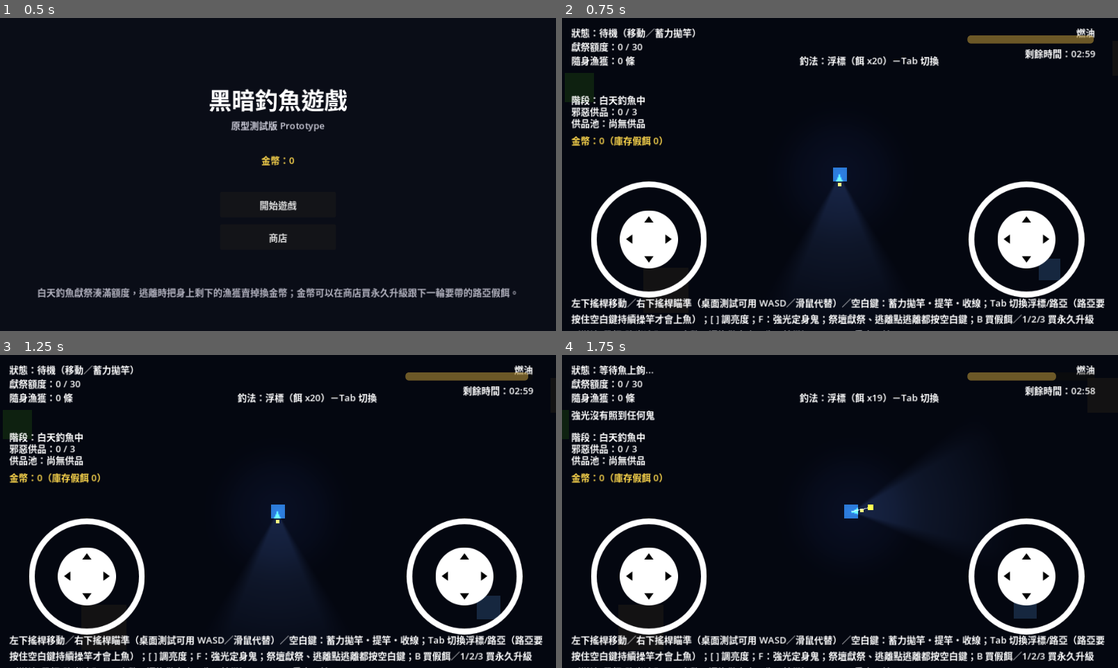
Above: before the commit, frames 1-4 (two rows, left to right).
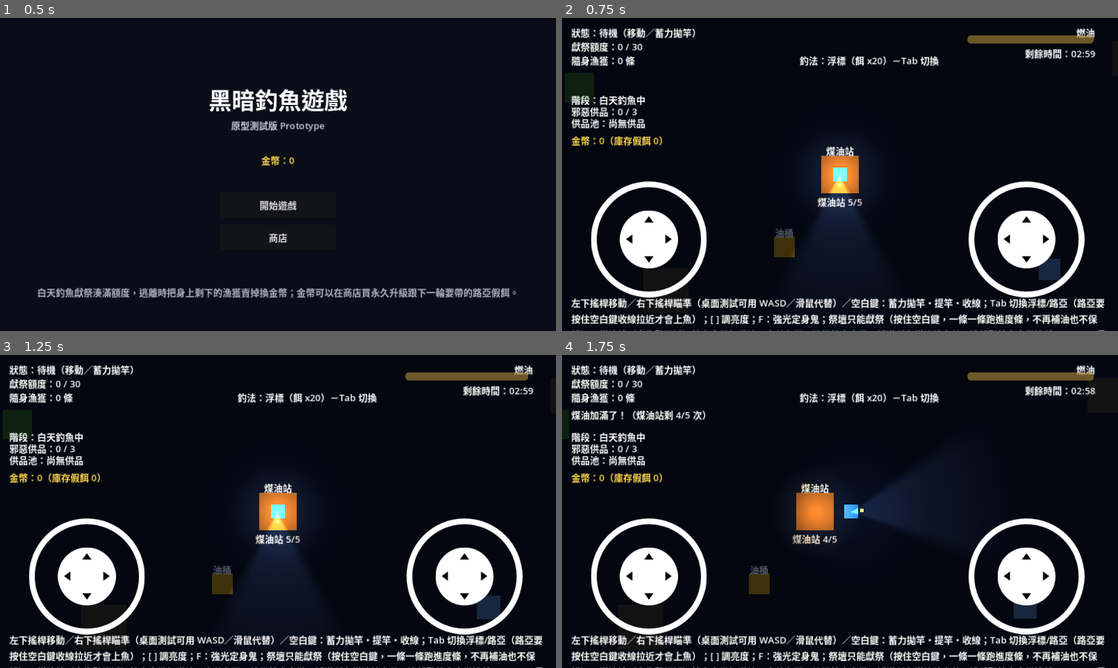
Above: after the commit, the same moments.

Repository: brian18964-bot/fishock
Game: Godot game, scene res://scenes/title_screen.tscn
Same seed, same stepped clock (60 frames per second), same inputs: the game is played once before the commit and once after it.
Inputs (mouse positions are in pixels of both pictures, inside the frame that each line leads up to):
- Up to frame 1 (0.5 s): no input
- Up to frame 2 (0.75 s): click "開始遊戲" at 0.5 s
- Up to frame 3 (1.25 s): no input
- Up to frame 4 (1.75 s): tap Enter at 1.25 s; move the mouse to (962, 495) at 1.27 s; hold Right (ui_right) from 1.28 s (still down); hold F from 1.28 s (still down); click (962, 495) at 1.42 s; tap Space at 1.52 s

Frame 1 is identical in both runs. In frame 2, 2.7% of the frame differs, in the area x 1-98%, y 40-100%; in frame 3, 2.7%; in frame 4, 3.9%, in the area x 1-98%, y 3-100%.

Commit message:
路亞改為主動收線觸發咬餌，祭壇改版為煤油站/油桶系統
- 路亞釣法：WAITING 階段需持續按住動作鍵才會倒數等待時間（咬餌），
  浮標維持被動等待；新增 get_line_target_position() 讓路亞視覺上
  隨收線進度往玩家方向拉近
- 祭壇：移除補油功能與鬼不能進入的保護，改為僅發出微光的獻祭點；
  獻祭改成一條一條進行，按住動作鍵跑小進度條（SACRIFICE_DURATION），
  新增 HUD SacrificeBar 顯示進度
- 新增 FuelStation：玩家重生點的固定光源與加油站，預設 5 次補充
  次數，可透過新升級項目 fuel_station_charges 提高上限，次數用完
  固定光源熄滅、鬼可穿越該區域
- 新增 OilDrum：地圖上可拾取道具，使用後補滿所有煤油站的次數，
  一次性使用後延遲重新出現於新位置
- ghost.gd：安全區保護邏輯改為讀取「固定光源目前是否亮著」
  （逃離點與煤油站），不再讀取祭壇
- game_state.gd：sacrifice_all() 換成 sacrifice_one()，單條處理

Co-Authored-By: Claude Sonnet 5 <noreply@anthropic.com>
Claude-Session: https://claude.ai/code/session_01E8ouZNnFGnS8DUZSFp8fpg

Diff:
--- /dev/null
+++ b/scenes/fuel_station.tscn
@@ -0,0 +1,38 @@
+[gd_scene load_steps=3 format=3]
+
+[ext_resource type="Script" path="res://scripts/fuel_station.gd" id="1"]
+
+[sub_resource type="RectangleShape2D" id="RectangleShape2D_fuel"]
+size = Vector2(64, 64)
+
+[node name="FuelStation" type="Area2D"]
+script = ExtResource("1")
+
+[node name="Light" type="PointLight2D" parent="."]
+
+[node name="Visual" type="ColorRect" parent="."]
+offset_left = -32.0
+offset_top = -32.0
+offset_right = 32.0
+offset_bottom = 32.0
+color = Color(0.55, 0.35, 0.15, 1)
+mouse_filter = 2
+
+[node name="Label" type="Label" parent="."]
+offset_left = -32.0
+offset_top = -54.0
+offset_right = 32.0
+offset_bottom = -32.0
+text = "煤油站"
+horizontal_alignment = 1
+
+[node name="ChargeLabel" type="Label" parent="."]
+offset_left = -40.0
+offset_top = 34.0
+offset_right = 40.0
+offset_bottom = 52.0
+horizontal_alignment = 1
+text = "煤油站 5/5"
+
+[node name="CollisionShape2D" type="CollisionShape2D" parent="."]
+shape = SubResource("RectangleShape2D_fuel")
--- a/scenes/main.tscn
+++ b/scenes/main.tscn
@@ -12,6 +12,8 @@
 [ext_resource type="PackedScene" path="res://scenes/hotspot.tscn" id="10"]
 [ext_resource type="PackedScene" path="res://scenes/tree.tscn" id="11"]
 [ext_resource type="PackedScene" path="res://scenes/bush.tscn" id="12"]
+[ext_resource type="PackedScene" path="res://scenes/fuel_station.tscn" id="13"]
+[ext_resource type="PackedScene" path="res://scenes/oil_drum.tscn" id="14"]
 
 [sub_resource type="RectangleShape2D" id="RectangleShape2D_altar"]
 size = Vector2(64, 64)
@@ -82,6 +84,12 @@
 shape = SubResource("RectangleShape2D_altar")
 
 [node name="Hotspot" parent="." instance=ExtResource("10")]
+
+[node name="FuelStation" parent="." instance=ExtResource("13")]
+position = Vector2(1200, 700)
+
+[node name="OilDrum" parent="." instance=ExtResource("14")]
+position = Vector2(1650, 1200)
 
 [node name="Player" parent="." instance=ExtResource("2")]
 position = Vector2(1200, 700)
@@ -206,13 +214,24 @@
 offset_bottom = 80.0
 text = "釣法：浮標"
 
+[node name="SacrificeBar" type="ProgressBar" parent="HUD/Panel"]
+visible = false
+offset_left = 410.0
+offset_top = 84.0
+offset_right = 680.0
+offset_bottom = 100.0
+max_value = 1.0
+step = 0.01
+show_percentage = false
+modulate = Color(1, 0.7, 0.2, 1)
+
 [node name="HelpLabel" type="Label" parent="HUD/Panel"]
 offset_left = 16.0
 offset_top = 478.0
 offset_right = 944.0
 offset_bottom = 534.0
 autowrap_mode = 2
-text = "左下搖桿移動／右下搖桿瞄準（桌面測試可用 WASD／滑鼠代替）／空白鍵：蓄力拋竿・提竿・收線；Tab 切換浮標/路亞（路亞要按住空白鍵持續操竿才會上魚）；[ ] 調亮度；F：強光定身鬼；祭壇獻祭、逃離點逃離都按空白鍵；B 買假餌／1/2/3 買永久升級（燃油/帶餌/強光冷卻，用金幣，還沒做商店UI先用按鍵）；Shift+R 重來一輪"
+text = "左下搖桿移動／右下搖桿瞄準（桌面測試可用 WASD／滑鼠代替）／空白鍵：蓄力拋竿・提竿・收線；Tab 切換浮標/路亞（路亞要按住空白鍵收線拉近才會上魚）；[ ] 調亮度；F：強光定身鬼；祭壇只能獻祭（按住空白鍵，一條一條跑進度條，不再補油也不保護）；煤油站（出生點附近）按空白鍵加滿油，次數有限；油桶按空白鍵可補滿所有煤油站次數；逃離點按空白鍵逃離；Shift+R 重來一輪"
 
 [node name="TimeLabel" type="Label" parent="HUD/Panel"]
 offset_left = 700.0
--- /dev/null
+++ b/scenes/oil_drum.tscn
@@ -0,0 +1,28 @@
+[gd_scene load_steps=3 format=3]
+
+[ext_resource type="Script" path="res://scripts/oil_drum.gd" id="1"]
+
+[sub_resource type="RectangleShape2D" id="RectangleShape2D_drum"]
+size = Vector2(36, 36)
+
+[node name="OilDrum" type="Area2D"]
+script = ExtResource("1")
+z_index = 3
+
+[node name="Visual" type="ColorRect" parent="."]
+offset_left = -18.0
+offset_top = -18.0
+offset_right = 18.0
+offset_bottom = 18.0
+color = Color(0.75, 0.55, 0.1, 1)
+
+[node name="Label" type="Label" parent="."]
+offset_left = -30.0
+offset_top = -38.0
+offset_right = 30.0
+offset_bottom = -18.0
+horizontal_alignment = 1
+text = "油桶"
+
+[node name="CollisionShape2D" type="CollisionShape2D" parent="."]
+shape = SubResource("RectangleShape2D_drum")
--- a/scripts/altar.gd
+++ b/scripts/altar.gd
@@ -1,4 +1,8 @@
 extends Area2D
+
+## Sacrifice-only now: no refuel, and its light is just a faint marker
+## with no ghost-proof safe zone (see ghost.gd - it's not in the
+## avoidance list). The fuel station is the actual safe spot.
 
 @onready var light: PointLight2D = $Light
 
@@ -6,15 +10,12 @@
 	body_entered.connect(_on_body_entered)
 	body_exited.connect(_on_body_exited)
 	light.texture = LightTextureFactory.make_radial_texture()
-	light.texture_scale = 0.65
+	light.texture_scale = 0.4
 	light.color = Color(1.0, 0.85, 0.55)
-	light.energy = 1.4
+	light.energy = 0.5
 	light.shadow_enabled = true
 
 func _process(_delta: float) -> void:
-	# Design doc §6/§3.4: the fixed light dies once night falls. The ghost's
-	# night hunt bypasses the day-state movement entirely, so it's already
-	# free to enter here regardless of this visual.
 	light.visible = not GameState.is_night
 
 func _on_body_entered(body: Node2D) -> void:
--- /dev/null
+++ b/scripts/fuel_station.gd
@@ -0,0 +1,70 @@
+class_name FuelStation
+extends Area2D
+
+## The player's spawn point doubles as a limited-use refuel point (moved
+## off the altar per design request). A fixed light circle like the
+## altar/escape point, but its charge count runs out, at which point the
+## light dies and its ghost-proof safe zone goes with it (see ghost.gd,
+## which only avoids this while the light is visible).
+
+const BASE_MAX_CHARGES := 5
+
+var max_charges: int = BASE_MAX_CHARGES
+var charges_remaining: int = BASE_MAX_CHARGES
+
+@onready var light: PointLight2D = $Light
+@onready var charge_label: Label = $ChargeLabel
+
+
+func _ready() -> void:
+	body_entered.connect(_on_body_entered)
+	body_exited.connect(_on_body_exited)
+	add_to_group("fuel_stations")
+
+	max_charges = BASE_MAX_CHARGES + int(Profile.get_upgrade_bonus("fuel_station_charges"))
+	charges_remaining = max_charges
+
+	light.texture = LightTextureFactory.make_radial_texture()
+	light.texture_scale = 0.65
+	light.color = Color(1.0, 0.75, 0.4)
+	light.energy = 1.4
+	light.shadow_enabled = true
+
+	_refresh_label()
+
+
+func _process(_delta: float) -> void:
+	light.visible = charges_remaining > 0 and not GameState.is_night
+
+
+## Refuels to full and spends one charge; refuses if already full (so
+## standing there doesn't waste charges) or out of charges.
+func try_refuel(lantern: Lantern) -> bool:
+	if charges_remaining <= 0:
+		return false
+	if lantern.fuel >= lantern.max_fuel - 0.01:
+		return false
+	charges_remaining -= 1
+	lantern.fuel = lantern.max_fuel
+	_refresh_label()
+	return true
+
+
+## Design doc request: an oil drum can refill every fuel station's charges.
+func refill_charges() -> void:
+	charges_remaining = max_charges
+	_refresh_label()
+
+
+func _refresh_label() -> void:
+	charge_label.text = "煤油站 %d/%d" % [charges_remaining, max_charges]
+
+
+func _on_body_entered(body: Node2D) -> void:
+	if body.has_method("set_in_fuel_station"):
+		body.set_in_fuel_station(true, self)
+
+
+func _on_body_exited(body: Node2D) -> void:
+	if body.has_method("set_in_fuel_station"):
+		body.set_in_fuel_station(false, self)
--- a/scripts/game_state.gd
+++ b/scripts/game_state.gd
@@ -65,28 +65,27 @@
 	inventory_updated.emit(carried_fish)
 
 
-func sacrifice_all() -> int:
+## Design doc request: sacrificing is per-fish (one small progress bar
+## each), not an instant bulk dump - see Player._handle_sacrifice().
+func sacrifice_one() -> Dictionary:
 	if carried_fish.is_empty():
-		return 0
-	var count := carried_fish.size()
-	var total_value := 0.0
-	for fish in carried_fish:
-		total_value += float(fish.value)
-	carried_fish.clear()
-	inventory_updated.emit(carried_fish)
-
-	quota_progress += total_value
+		return {}
+	var fish: Dictionary = carried_fish.pop_front()
+	inventory_updated.emit(carried_fish)
+
+	var value := float(fish.value)
+	quota_progress += value
 	quota_updated.emit(quota_progress, quota_target)
 
 	if quota_progress >= quota_target and day_phase == DayPhase.FISHING:
 		_enter_escape_phase()
 	elif day_phase == DayPhase.ESCAPE:
-		_quota_since_offering += total_value
+		_quota_since_offering += value
 		if _quota_since_offering >= OFFERING_ADD_THRESHOLD:
 			_quota_since_offering -= OFFERING_ADD_THRESHOLD
 			_add_offering(true)
 
-	return count
+	return fish
 
 
 func drop_all_carried() -> int:
--- a/scripts/ghost.gd
+++ b/scripts/ghost.gd
@@ -28,7 +28,7 @@
 const ALERT_GRACE_TIME := 1.5
 const CATCH_RADIUS := 20.0
 
-const ALTAR_SAFE_RADIUS := 85.0
+const FIXED_LIGHT_SAFE_RADIUS := 85.0
 
 const INTERFERENCE_RANGE := 140.0
 const INTERFERENCE_COOLDOWN := 8.0
@@ -52,8 +52,10 @@
 
 var player: Player
 var player_lantern: Lantern
-var altar: Node2D
 var escape_point: Node2D
+var escape_light: PointLight2D
+var fuel_station: FuelStation
+var fuel_light: PointLight2D
 var stun_timer: float = 0.0
 
 @onready var state_icon: Label = $StateIcon
@@ -65,8 +67,10 @@
 	move_target = home_position
 	player = get_tree().current_scene.get_node("Player")
 	player_lantern = player.get_node("Lantern")
-	altar = get_tree().current_scene.get_node("Altar")
 	escape_point = get_tree().current_scene.get_node("EscapePoint")
+	escape_light = escape_point.get_node("Light")
+	fuel_station = get_tree().current_scene.get_node("FuelStation")
+	fuel_light = fuel_station.get_node("Light")
 	state_changed.connect(_on_state_changed)
 	add_to_group("ghosts")
 	_set_state(GhostState.PATROL)
@@ -156,10 +160,8 @@
 
 
 func _process_alert(delta: float, sense: Dictionary) -> void:
-	if player.in_altar_zone:
-		_start_search(player.global_position)
-		return
-
+	# Design doc request: the altar no longer protects - only a fixed
+	# light that's actually still lit (checked inside _move_toward) does.
 	_move_toward(player.global_position, CHASE_SPEED, delta)
 
 	if sense.dist <= CATCH_RADIUS:
@@ -223,18 +225,23 @@
 	if to_target.length() > 1.0:
 		next_position = global_position + to_target.normalized() * speed * delta
 
-	# Design doc §2.2: fixed light circles (altar, escape point) are hard
-	# walls a ghost can never cross, in any state.
-	next_position = _clamp_outside_safe_zone(next_position, altar.global_position)
-	next_position = _clamp_outside_safe_zone(next_position, escape_point.global_position)
+	# Design doc §2.2/request: fixed light circles are hard walls a ghost
+	# can't cross, but only while actually lit - the altar isn't one of
+	# these anymore (no protection function), and a fuel station or
+	# escape point that's gone dark (out of charges, or night) stops
+	# blocking too.
+	if escape_light.visible:
+		next_position = _clamp_outside_safe_zone(next_position, escape_point.global_position)
+	if fuel_light.visible:
+		next_position = _clamp_outside_safe_zone(next_position, fuel_station.global_position)
 
 	global_position = next_position
 
 
 func _clamp_outside_safe_zone(pos: Vector2, zone_center: Vector2) -> Vector2:
 	var offset := pos - zone_center
-	if offset.length() < ALTAR_SAFE_RADIUS:
-		return zone_center + offset.normalized() * ALTAR_SAFE_RADIUS
+	if offset.length() < FIXED_LIGHT_SAFE_RADIUS:
+		return zone_center + offset.normalized() * FIXED_LIGHT_SAFE_RADIUS
 	return pos
 
 
--- a/scripts/hud.gd
+++ b/scripts/hud.gd
@@ -24,6 +24,7 @@
 @onready var heart_label: Label = $Panel/HeartLabel
 @onready var gold_label: Label = $Panel/GoldLabel
 @onready var back_to_title_button: Button = $Panel/BackToTitleButton
+@onready var sacrifice_bar: ProgressBar = $Panel/SacrificeBar
 
 const PHASE_TEXT := {
 	"FISHING": "階段：白天釣魚中",
@@ -41,6 +42,7 @@
 	_player = player
 	player.state_changed.connect(_on_state_changed)
 	player.reel_progress.connect(_on_reel_progress)
+	player.sacrifice_progress_updated.connect(_on_sacrifice_progress_updated)
 	GameState.quota_updated.connect(_on_quota_updated)
 	GameState.inventory_updated.connect(_on_inventory_updated)
 	GameState.message_posted.connect(_on_message)
@@ -91,6 +93,11 @@
 func _on_reel_progress(progress: float, tension: float) -> void:
 	progress_bar.value = progress
 	tension_bar.value = tension
+
+
+func _on_sacrifice_progress_updated(progress: float) -> void:
+	sacrifice_bar.visible = progress > 0.0
+	sacrifice_bar.value = progress
 
 
 func _on_quota_updated(progress: float, target: float) -> void:
--- a/scripts/lantern.gd
+++ b/scripts/lantern.gd
@@ -2,12 +2,13 @@
 extends PointLight2D
 
 ## Directional lantern (design doc §2.1). Brightness trades light reach for
-## fuel burn; standing in a fixed light (altar) refuels instead of draining.
-## `[` / `]` are desktop placeholders for a future HUD brightness control.
+## fuel burn. Refueling is a limited-use action at a fuel station (see
+## fuel_station.gd) now, not a passive drip while standing anywhere -
+## the altar is sacrifice-only. `[` / `]` are desktop placeholders for a
+## future HUD brightness control.
 
 const MAX_FUEL := 100.0
 const DRAIN_RATE := 7.0
-const REFUEL_RATE := 35.0
 const MIN_BRIGHTNESS := 0.35
 const MAX_BRIGHTNESS := 1.0
 const BRIGHTNESS_STEP := 0.5
@@ -55,10 +56,7 @@
 	_handle_brightness_input(delta)
 	_handle_flash_input(delta)
 
-	if _player.in_altar_zone:
-		fuel = min(fuel + REFUEL_RATE * delta, max_fuel)
-	else:
-		fuel = max(fuel - DRAIN_RATE * brightness * delta, 0.0)
+	fuel = max(fuel - DRAIN_RATE * brightness * delta, 0.0)
 
 	var out_of_fuel := fuel <= 0.0
 	visible = not out_of_fuel
--- a/scripts/main.gd
+++ b/scripts/main.gd
@@ -17,6 +17,9 @@
 
 func _process(_delta: float) -> void:
 	if bobber.visible:
+		# Continuously tracks rather than a fixed point set once, so a
+		# lure being reeled in visibly moves back toward the player.
+		bobber.global_position = player.get_line_target_position()
 		line.points = PackedVector2Array([player.global_position, bobber.global_position])
 
 	# Debug convenience: Shift+R restarts the run without reopening Godot.
--- /dev/null
+++ b/scripts/oil_drum.gd
@@ -0,0 +1,62 @@
+class_name OilDrum
+extends Area2D
+
+## Design doc request: a world pickup that refills every fuel station's
+## charges at once. One-time use, then relocates elsewhere after a delay -
+## same relocate pattern as Hotspot.
+
+const RESPAWN_DELAY := 45.0
+const MARGIN := 150.0
+
+var active: bool = true
+
+var _respawn_timer: float = 0.0
+
+
+func _ready() -> void:
+	body_entered.connect(_on_body_entered)
+	body_exited.connect(_on_body_exited)
+	_relocate()
+
+
+func _process(delta: float) -> void:
+	visible = active
+	if not active:
+		_respawn_timer -= delta
+		if _respawn_timer <= 0.0:
+			_relocate()
+
+
+func use() -> void:
+	if not active:
+		return
+	active = false
+	_respawn_timer = RESPAWN_DELAY
+
+	var refilled := 0
+	for station in get_tree().get_nodes_in_group("fuel_stations"):
+		station.refill_charges()
+		refilled += 1
+
+	if refilled > 0:
+		GameState.push_message("油桶補滿了地圖上所有煤油站的次數！")
+	else:
+		GameState.push_message("油桶用掉了，但附近沒有煤油站")
+
+
+func _relocate() -> void:
+	global_position = Vector2(
+		randf_range(MARGIN, Player.WORLD_WIDTH - MARGIN),
+		randf_range(MARGIN, Player.WORLD_HEIGHT - MARGIN)
+	)
+	active = true
+
+
+func _on_body_entered(body: Node2D) -> void:
+	if body.has_method("set_in_oil_drum"):
+		body.set_in_oil_drum(true, self)
+
+
+func _on_body_exited(body: Node2D) -> void:
+	if body.has_method("set_in_oil_drum"):
+		body.set_in_oil_drum(false, self)
--- a/scripts/player.gd
+++ b/scripts/player.gd
@@ -9,6 +9,7 @@
 signal catch_success(fish: Dictionary)
 signal catch_failed(reason: String)
 signal line_cleared()
+signal sacrifice_progress_updated(progress: float)
 
 enum State { IDLE, CHARGING, WAITING, BITE, REELING }
 enum FishingMode { BOBBER, LURE }
@@ -35,8 +36,17 @@
 var tension: float = 0.0
 var in_altar_zone: bool = false
 var in_escape_zone: bool = false
+var in_fuel_zone: bool = false
+var in_oil_drum_zone: bool = false
 var current_noise_radius: float = 0.0
 var cast_jittered: bool = false
+
+const SACRIFICE_DURATION := 0.6
+var sacrifice_progress: float = 0.0
+
+var _fuel_station: FuelStation
+var _oil_drum: OilDrum
+var _wait_duration: float = 1.0
 
 ## Design doc §4.2/§9.2: bobber is quiet, free, consumable bait; lure is a
 ## noisier, hands-busy active jig using durable gear you can't restock
@@ -86,6 +96,18 @@
 		_cancel_cast("escape_interrupt")
 
 
+func set_in_fuel_station(value: bool, station: FuelStation) -> void:
+	in_fuel_zone = value
+	_fuel_station = station if value else null
+	if value and state != State.IDLE:
+		_cancel_cast("fuel_interrupt")
+
+
+func set_in_oil_drum(value: bool, drum: OilDrum) -> void:
+	in_oil_drum_zone = value
+	_oil_drum = drum if value else null
+
+
 ## Design doc §3.3: a ghost lurking near a charging player scrambles the
 ## cast, so the eventual distance stops tracking hold time reliably.
 func apply_cast_jitter() -> void:
@@ -95,6 +117,16 @@
 
 func has_line_out() -> bool:
 	return state == State.WAITING or state == State.BITE or state == State.REELING
+
+
+## Design doc request: lure fishing should visibly retrieve toward the
+## player as it's reeled in, with the bite happening mid-retrieve, rather
+## than just sitting at the cast point. Bobber stays put (still water).
+func get_line_target_position() -> Vector2:
+	if state == State.WAITING and fishing_mode == FishingMode.LURE and _wait_duration > 0.0:
+		var retrieved: float = clamp(1.0 - (wait_timer / _wait_duration), 0.0, 1.0)
+		return cast_target.lerp(global_position, retrieved)
+	return cast_target
 
 
 ## Design doc §3.3: cutting the line always fails the catch; when it's a
@@ -158,10 +190,9 @@
 		GameState.push_message("切換成浮標")
 
 
-## Design doc §9.1/§9.2: no shop UI yet, so gold spends through debug-style
-## keys instead - B buys a lure for the next run's loadout, 1/2/3 buy a
-## level of each permanent upgrade. Works anytime since none of it takes
-## effect until the next reset_gear() (a fresh run) anyway.
+## Legacy debug-key path to the same purchases the title screen's shop UI
+## now offers - kept working since it's harmless (nothing here takes
+## effect until the next reset_gear()), just no longer the primary way in.
 func _handle_shop_input() -> void:
 	if _key_just_pressed(KEY_B):
 		if Profile.buy_lure():
@@ -275,18 +306,31 @@
 	var just_released := (not held) and _prev_action_held
 
 	if in_altar_zone:
-		if just_pressed:
-			var count := GameState.sacrifice_all()
-			if count > 0:
-				GameState.push_message("獻祭了 %d 條魚" % count)
-			else:
-				GameState.push_message("身上沒有可獻祭的漁獲")
+		_handle_sacrifice(held, delta)
 		_prev_action_held = held
 		return
 
 	if in_escape_zone:
 		if just_pressed and GameState.day_phase == GameState.DayPhase.ESCAPE:
 			GameState.escape()
+		_prev_action_held = held
+		return
+
+	if in_fuel_zone:
+		if just_pressed and _fuel_station != null:
+			var lantern: Lantern = get_node("Lantern")
+			if _fuel_station.try_refuel(lantern):
+				GameState.push_message("煤油加滿了！（煤油站剩 %d/%d 次）" % [_fuel_station.charges_remaining, _fuel_station.max_charges])
+			elif _fuel_station.charges_remaining <= 0:
+				GameState.push_message("煤油站次數用完了")
+			else:
+				GameState.push_message("燃油已經是滿的")
+		_prev_action_held = held
+		return
+
+	if in_oil_drum_zone:
+		if just_pressed and _oil_drum != null:
+			_oil_drum.use()
 		_prev_action_held = held
 		return
 
@@ -311,6 +355,21 @@
 			pass
 
 	_prev_action_held = held
+
+
+## Design doc request: sacrificing is no longer instant-bulk - each fish
+## takes a short held progress bar, one at a time.
+func _handle_sacrifice(held: bool, delta: float) -> void:
+	if held and not GameState.carried_fish.is_empty():
+		sacrifice_progress += delta / SACRIFICE_DURATION
+		if sacrifice_progress >= 1.0:
+			sacrifice_progress = 0.0
+			var fish: Dictionary = GameState.sacrifice_one()
+			if not fish.is_empty():
+				GameState.push_message("獻祭了一條 %s" % fish.get("name", "魚"))
+	else:
+		sacrifice_progress = 0.0
+	sacrifice_progress_updated.emit(sacrifice_progress)
 
 
 func _update_fishing(delta: float) -> void:
@@ -364,6 +423,7 @@
 	current_tier = FishData.tier_for_ratio(ratio)
 	tier_data = FishData.get_tier_data(current_tier)
 	wait_timer = randf_range(tier_data.wait_min, tier_data.wait_max)
+	_wait_duration = wait_timer
 	_roll_catch_outcome()
 	_set_state(State.WAITING)
 	cast_started.emit(cast_target, current_tier)
--- a/scripts/profile.gd
+++ b/scripts/profile.gd
@@ -16,11 +16,14 @@
 	"fuel_capacity": {"label": "提燈燃油容量", "max_level": 3, "costs": [20, 40, 70], "bonus": 20.0},
 	"bait_capacity": {"label": "帶餌上限", "max_level": 3, "costs": [15, 30, 50], "bonus": 5.0},
 	"flash_cooldown": {"label": "強光冷卻縮短", "max_level": 3, "costs": [20, 40, 70], "bonus": 0.5},
+	"fuel_station_charges": {"label": "煤油站補充次數上限", "max_level": 3, "costs": [25, 45, 75], "bonus": 1.0},
 }
 const LURE_COST := 15
 
 var gold: int = 0
-var upgrade_levels: Dictionary = {"fuel_capacity": 0, "bait_capacity": 0, "flash_cooldown": 0}
+var upgrade_levels: Dictionary = {
+	"fuel_capacity": 0, "bait_capacity": 0, "flash_cooldown": 0, "fuel_station_charges": 0,
+}
 
 ## Design doc §9.2: lures bought "賽前" (before the match) - queued here,
 ## then handed to the player and cleared the moment a run actually starts.
Not shown: 1 places in scenes/main.tscn that only renumber resources
